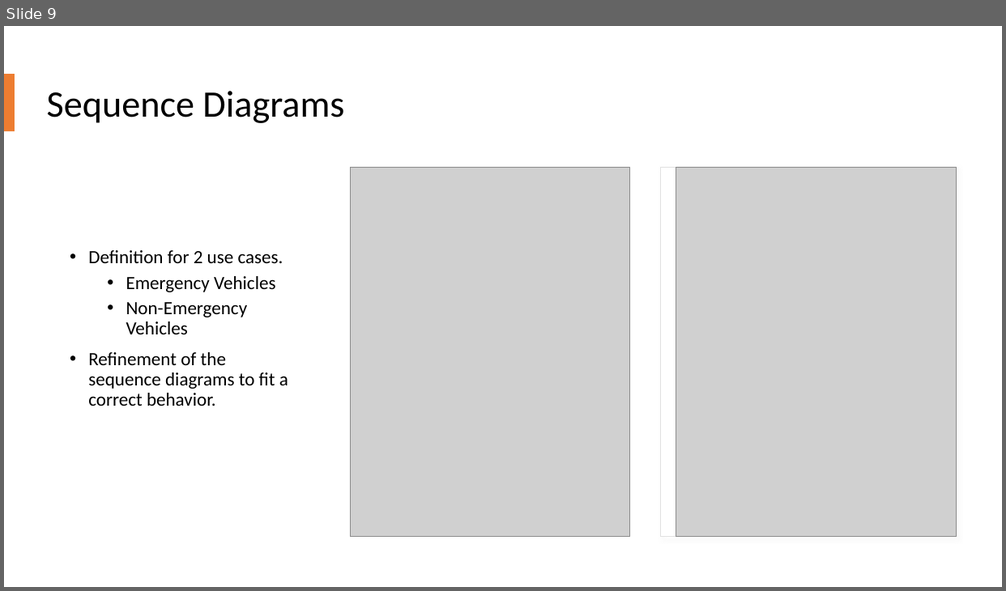
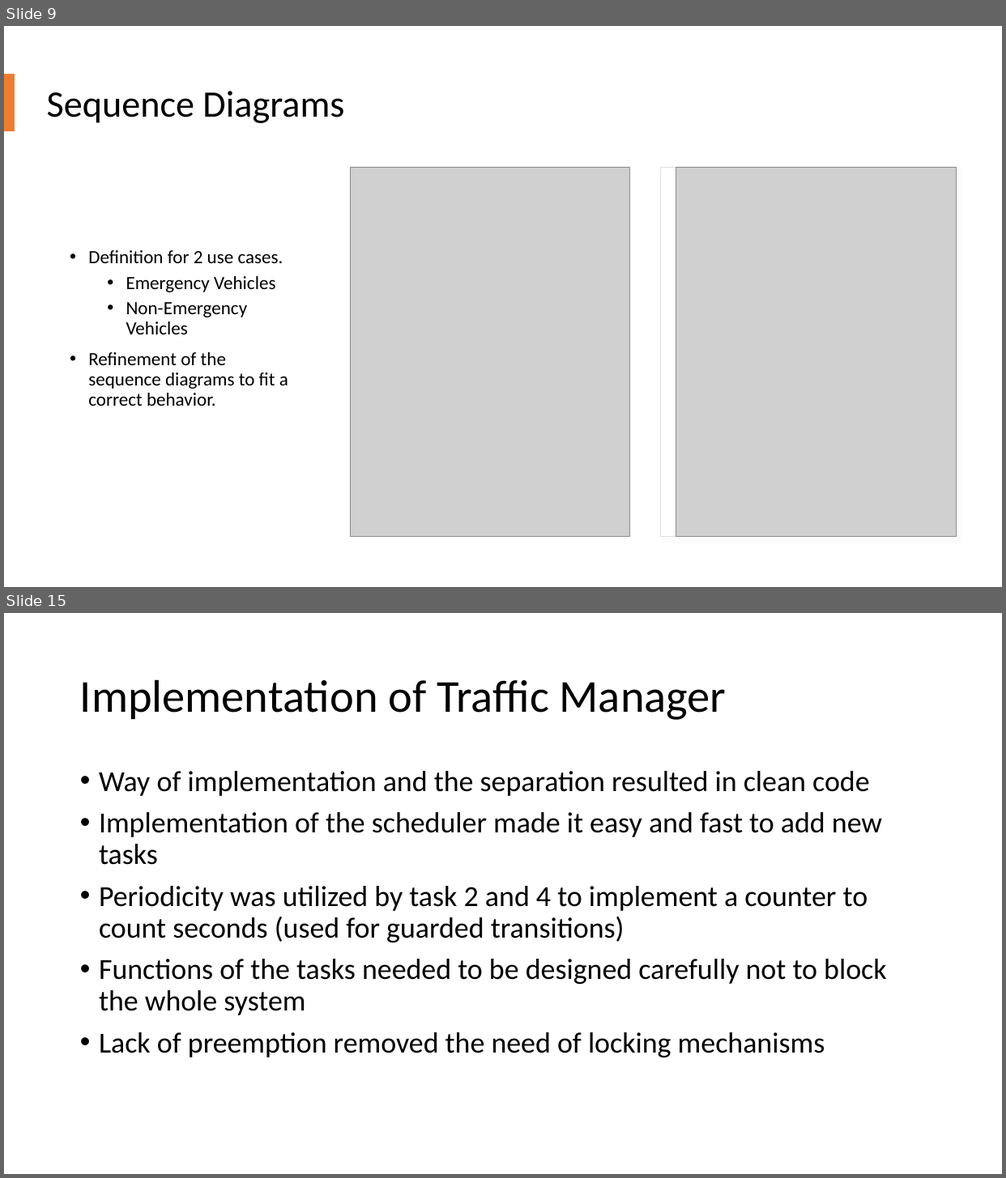
Before and after one commit to allerter/ESE-Smart-City, a slide deck: Requirements/Presentations/Presentation_Luis.pptx. Shown one above the other, each under a label of ours: slide 9 before the commit, slides 9 and 15 after it; the slides between them are not shown. The pictures are 1006x591 and 1006x1178 pixels, drawn with LibreOffice and Linux fonts; fonts in the diff are those of the drawing; grey boxes stand for pictures. Boxes give left, top, right and bottom in pixels: in the first picture for what was removed or moved away, otherwise in the second. Text is boxed around its words. In the diff, an @@ line names an element or a change of style, - is before the commit and + after.

```diff
--- a/Requirements/Presentations/Presentation_Luis.pptx
+++ b/Requirements/Presentations/Presentation_Luis.pptx
@@ slide 15 added at box(4, 613, 1002, 1174), background #FFFFFF @@
@@ title added at box(80, 679, 727, 720), 44 pt, text #000000 @@
+Implementation of Traffic Manager
@@ text added at box(99, 771, 886, 1058), 28 pt, text #000000 @@
+• Way of implementation and the separation resulted in clean code
+• Implementation of the scheduler made it easy and fast to add new tasks
+• Periodicity was utilized by task 2 and 4 to implement a counter to count seconds (used for guarded transitions)
+• Functions of the tasks needed to be designed carefully not to block the whole system
+• Lack of preemption removed the need of locking mechanisms
```
Also in this commit, not shown: 12 other slides added, 4 other files.
